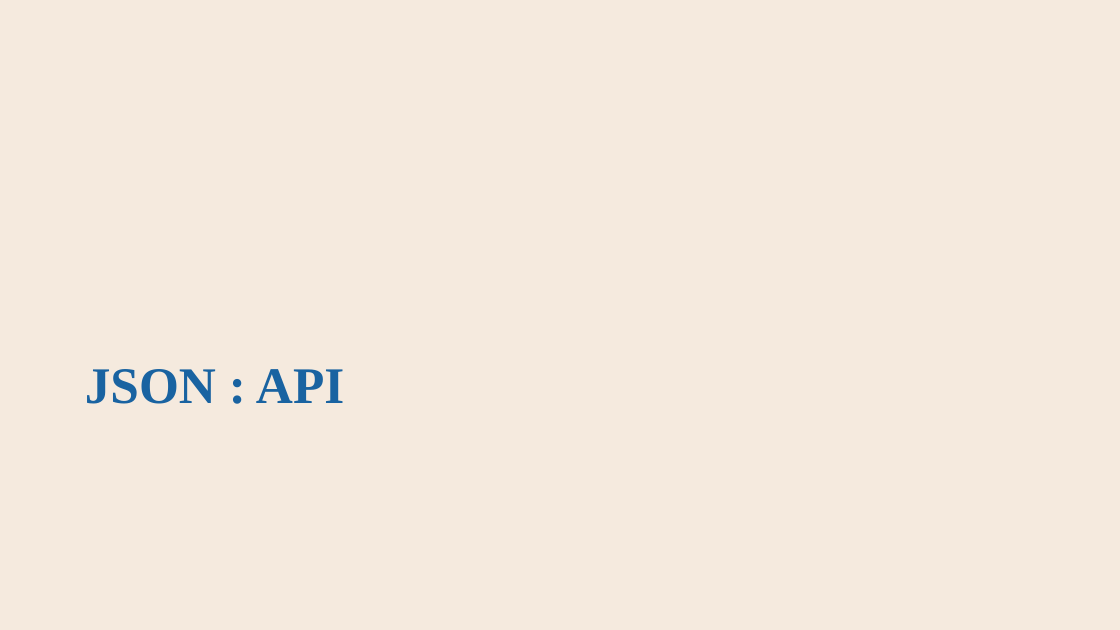
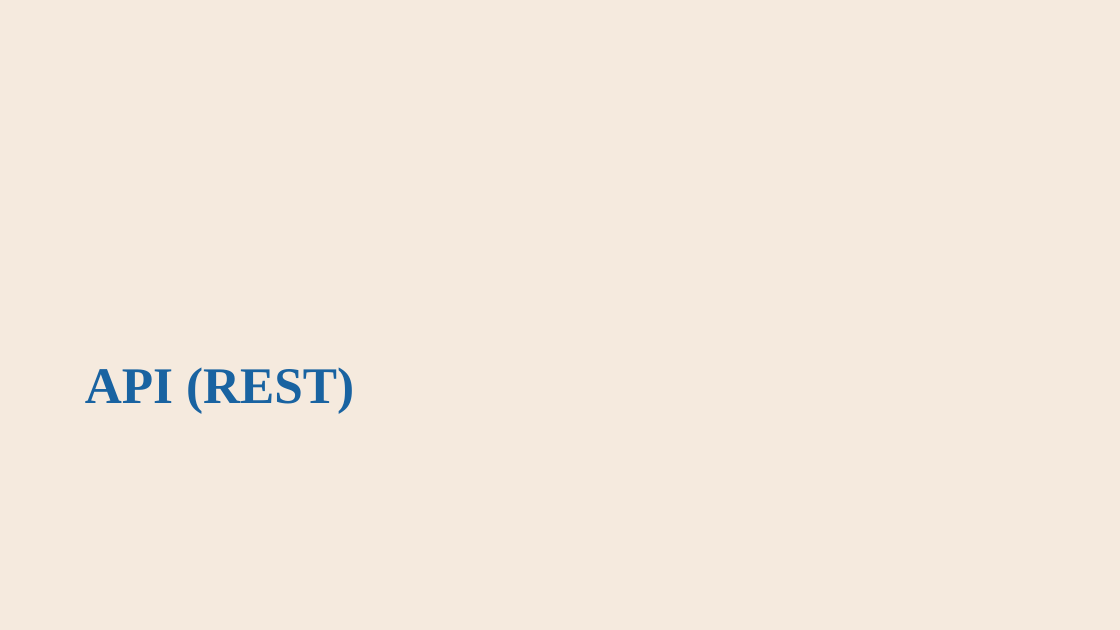
Before and after one commit to AlainWafflard/4IPW3, a slide deck: slide 17 of syllabus/25_intégration_NoSQL/syllabus_25_intégration_nosql.pptx. Drawn at 1120x630 pixels with LibreOffice and Linux fonts; fonts in the diff are those of the drawing; background and template pictures are left out. Boxes give left, top, right and bottom in pixels: in the first picture for what was removed or moved away, otherwise in the second. Text is boxed around its words. In the diff, an @@ line names an element or a change of style, - is before the commit and + after.

```diff
--- a/syllabus/25_intégration_NoSQL/syllabus_25_intégration_nosql.pptx
+++ b/syllabus/25_intégration_NoSQL/syllabus_25_intégration_nosql.pptx
@@ title at (85,367,354,414): text changed @@
-JSON : API
+API (REST)
```
Also in this commit, not shown: 3 other slides changed, 13 other files.
